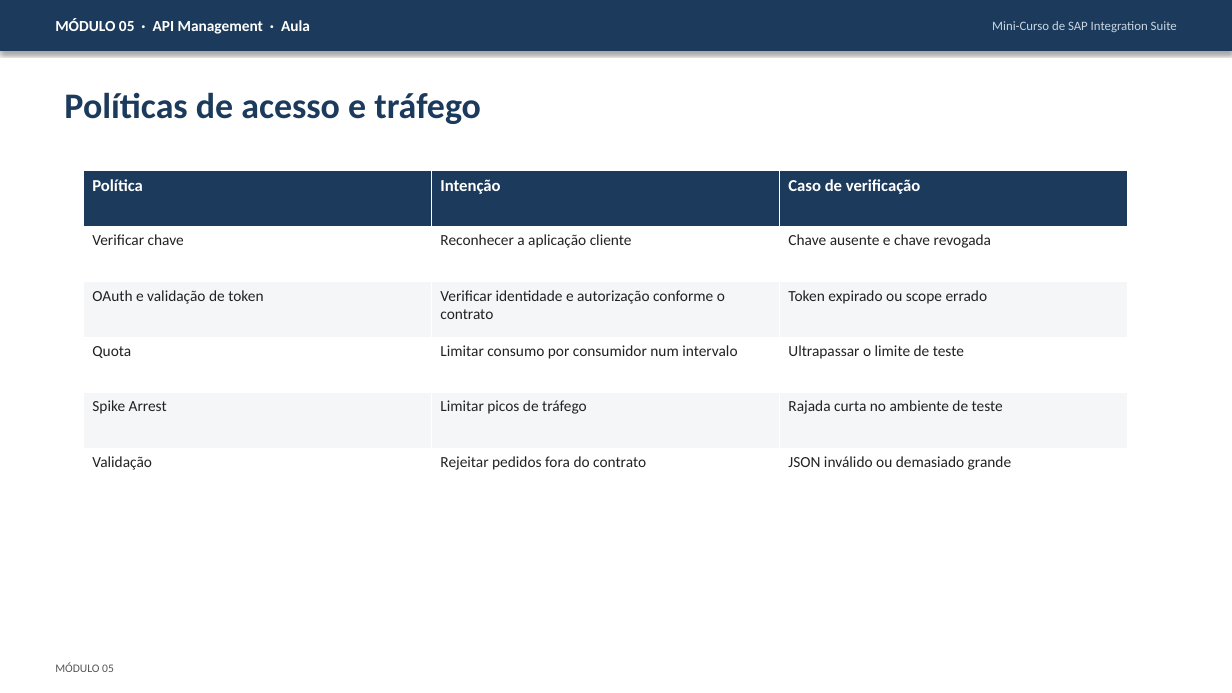
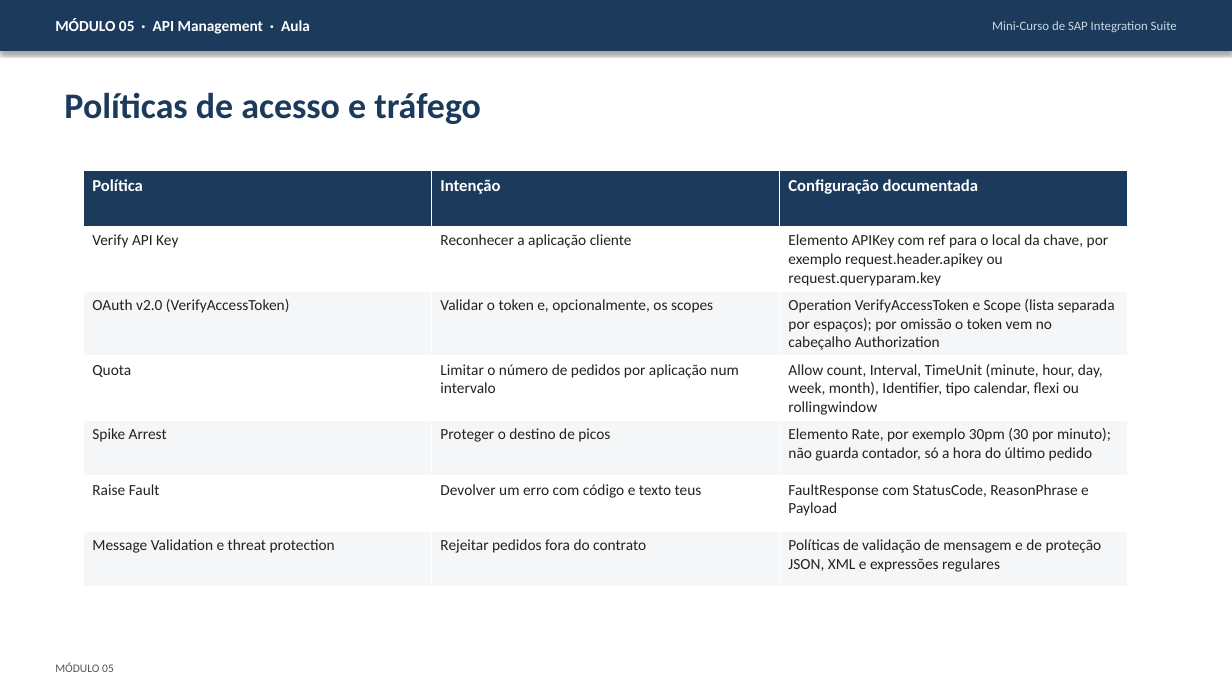
Before and after one commit to AdrianoHebreu/estudos, a slide deck: slide 18 of Integration_suite_studies/05-API-Management/05-API-Management.pptx (slide 6 before the commit). Drawn at 1232x693 pixels with LibreOffice and Linux fonts; fonts in the diff are those of the drawing. Boxes give left, top, right and bottom in pixels: in the first picture for what was removed or moved away, otherwise in the second. Text is boxed around its words. In the diff, an @@ line names an element or a change of style, - is before the commit and + after.

```diff
--- a/Integration_suite_studies/05-API-Management/05-API-Management.pptx
+++ b/Integration_suite_studies/05-API-Management/05-API-Management.pptx
@@ table at (x1=83, y1=171, x2=1128, y2=576) @@
-row 1: Política | Intenção | Caso de verificação
-row 2: Verificar chave | Reconhecer a aplicação cliente | Chave ausente e chave revogada
-row 3: OAuth e validação de token | Verificar identidade e autorização conforme o contrato | Token expirado ou scope errado
-row 4: Quota | Limitar consumo por consumidor num intervalo | Ultrapassar o limite de teste
-row 5: Spike Arrest | Limitar picos de tráfego | Rajada curta no ambiente de teste
-row 6: Validação | Rejeitar pedidos fora do contrato | JSON inválido ou demasiado grande
+row 1: Política | Intenção | Configuração documentada
+row 2: Verify API Key | Reconhecer a aplicação cliente | Elemento APIKey com ref para o local da chave, por exemplo request.header.apikey ou request.queryparam.key
+row 3: OAuth v2.0 (VerifyAccessToken) | Validar o token e, opcionalmente, os scopes | Operation VerifyAccessToken e Scope (lista separada por espaços); por omissão o token vem no cabeçalho Authorization
+row 4: Quota | Limitar o número de pedidos por aplicação num intervalo | Allow count, Interval, TimeUnit (minute, hour, day, week, month), Identifier, tipo calendar, flexi ou rollingwindow
+row 5: Spike Arrest | Proteger o destino de picos | Elemento Rate, por exemplo 30pm (30 por minuto); não guarda contador, só a hora do último pedido
+row 6: Raise Fault | Devolver um erro com código e texto teus | FaultResponse com StatusCode, ReasonPhrase e Payload
+row 7: Message Validation e threat protection | Rejeitar pedidos fora do contrato | Políticas de validação de mensagem e de proteção JSON, XML e expressões regulares
```
Also in this commit, not shown: 9 other slides changed, 29 slides added, 47 other files.
